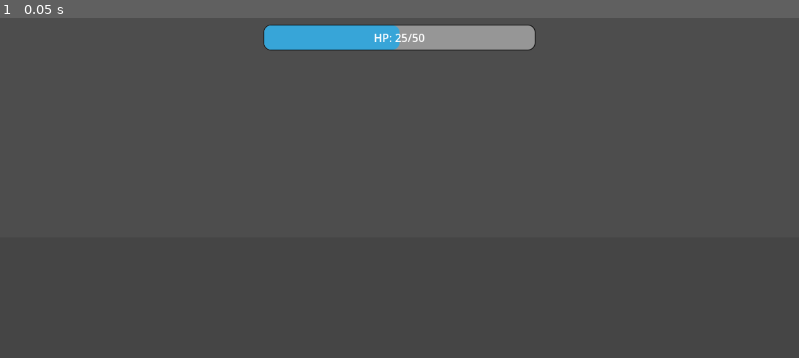
Above: before the commit, frame 1.
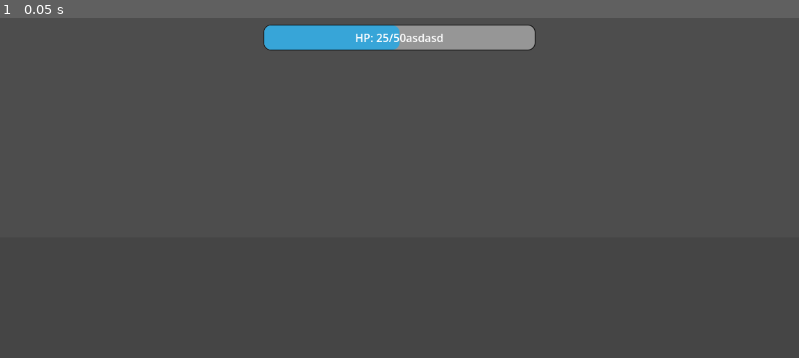
Above: after the commit, the same moment.

Repository: trailee/CrabCampfire
Game: Godot game, scene res://battle.tscn
Same seed, same stepped clock (60 frames per second), same inputs: the game is played once before the commit and once after it. The project has no main scene, so this scene is started directly.
Inputs:
- Up to frame 1 (0.05 s): no input

The runs differ from the first frame. In frame 1, 0.1% of the frame differs, in the area x 44-56%, y 4-8%.

Commit message:
cdsfdgberfwds

Diff:
--- a/crab-game/battle.tscn
+++ b/crab-game/battle.tscn
@@ -26,7 +26,7 @@
 [sub_resource type="StyleBoxFlat" id="StyleBoxFlat_oxp8w"]
 bg_color = Color(0, 0, 0, 0.0941176)
 
-[node name="Battle" type="Control"]
+[node name="Battle" type="Control" unique_id=1138644414]
 layout_mode = 3
 anchors_preset = 15
 anchor_right = 1.0
@@ -34,12 +34,12 @@
 grow_horizontal = 2
 grow_vertical = 2
 
-[node name="Bg" type="TextureRect" parent="."]
+[node name="Bg" type="TextureRect" parent="." unique_id=821247001]
 layout_mode = 0
 offset_right = 1153.0
 offset_bottom = 649.0
 
-[node name="VBoxContainer" type="VBoxContainer" parent="."]
+[node name="VBoxContainer" type="VBoxContainer" parent="." unique_id=1164898747]
 layout_mode = 1
 anchors_preset = 8
 anchor_left = 0.5
@@ -53,7 +53,7 @@
 grow_horizontal = 2
 grow_vertical = 2
 
-[node name="ProgressBar" type="ProgressBar" parent="VBoxContainer"]
+[node name="ProgressBar" type="ProgressBar" parent="VBoxContainer" unique_id=153732057]
 custom_minimum_size = Vector2(0, 35)
 layout_mode = 2
 theme_override_styles/background = SubResource("StyleBoxFlat_w7wwj")
@@ -62,21 +62,21 @@
 value = 50.0
 show_percentage = false
 
-[node name="Label" type="Label" parent="VBoxContainer/ProgressBar"]
+[node name="Label" type="Label" parent="VBoxContainer/ProgressBar" unique_id=730757040]
 layout_mode = 1
 anchors_preset = 15
 anchor_right = 1.0
 anchor_bottom = 1.0
 grow_horizontal = 2
 grow_vertical = 2
-text = "HP: 25/50"
+text = "HP: 25/50asdasd"
 horizontal_alignment = 1
 vertical_alignment = 1
 
-[node name="Crab" type="TextureRect" parent="VBoxContainer"]
+[node name="Crab" type="TextureRect" parent="VBoxContainer" unique_id=1557577007]
 layout_mode = 2
 
-[node name="Player Panel" type="Panel" parent="."]
+[node name="Player Panel" type="Panel" parent="." unique_id=2085169606]
 layout_mode = 1
 anchors_preset = 12
 anchor_top = 1.0
@@ -87,7 +87,7 @@
 grow_vertical = 0
 theme_override_styles/panel = SubResource("StyleBoxFlat_oxp8w")
 
-[node name="HBoxContainer" type="HBoxContainer" parent="Player Panel"]
+[node name="HBoxContainer" type="HBoxContainer" parent="Player Panel" unique_id=1978609324]
 layout_mode = 0
 offset_right = 40.0
 offset_bottom = 40.0
--- a/crab-game/project.godot
+++ b/crab-game/project.godot
@@ -8,10 +8,14 @@
 
 config_version=5
 
+[animation]
+
+compatibility/default_parent_skeleton_in_mesh_instance_3d=true
+
 [application]
 
 config/name="Crab Game"
-config/features=PackedStringArray("4.4", "GL Compatibility")
+config/features=PackedStringArray("4.6", "GL Compatibility")
 config/icon="res://icon.svg"
 
 [rendering]
Not shown: 1 places in crab-game/battle.tscn that only renumber resources
